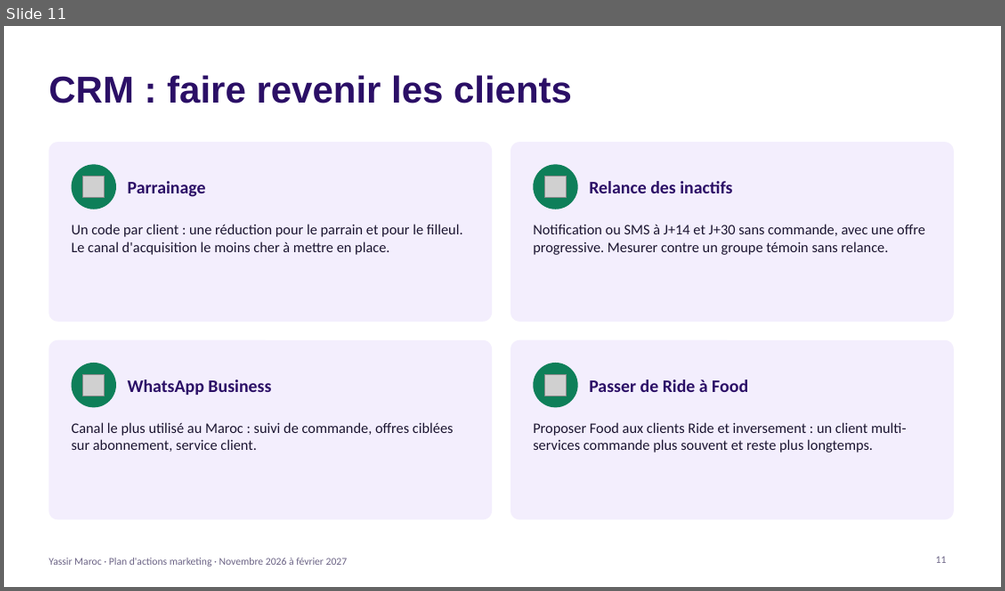
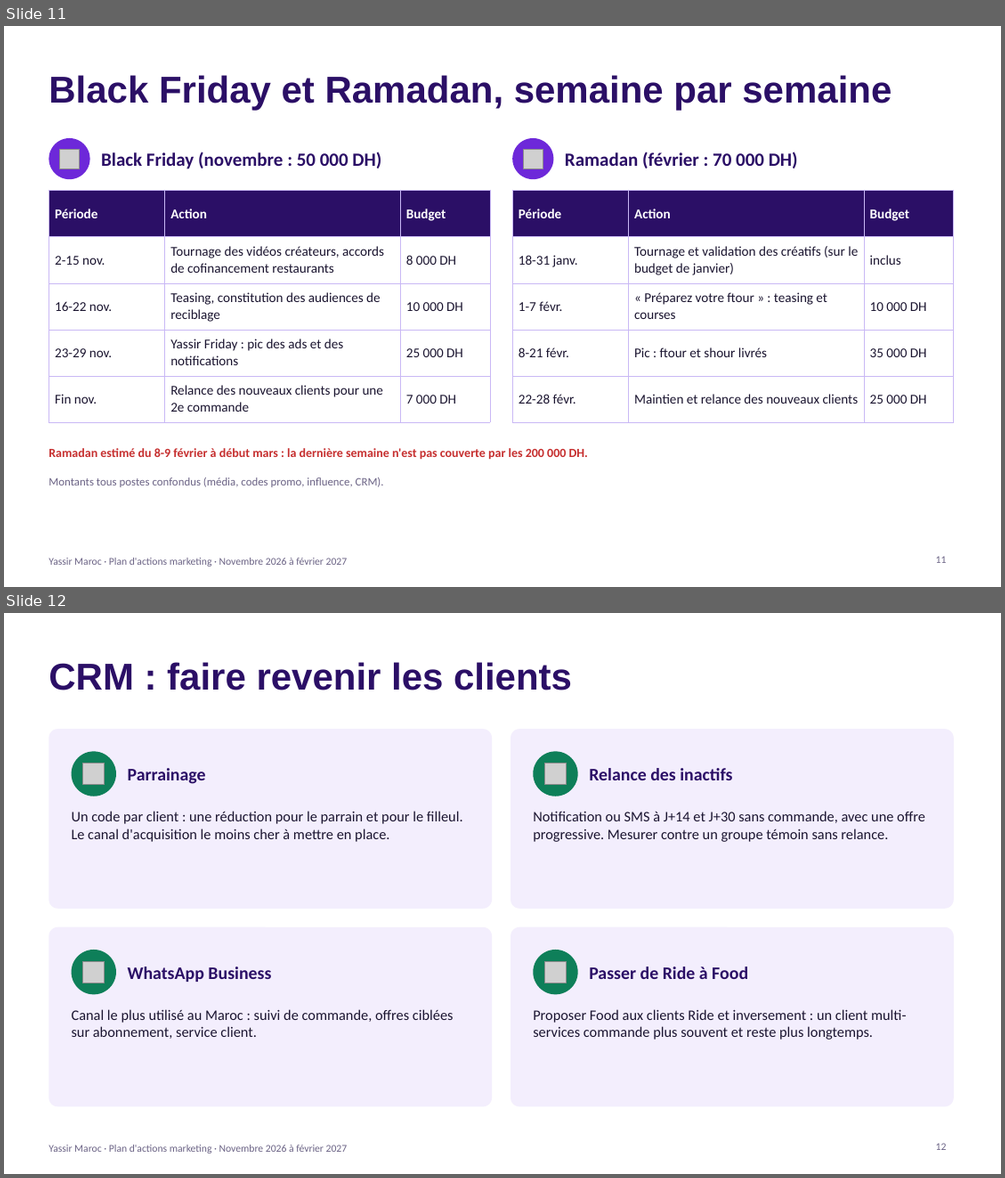
Before and after one commit to aymaneai-del/Projects-, a slide deck: yassir-maroc/Yassir_Maroc_Plan_Marketing_Nov2026-Fev2027.pptx. Shown one above the other, each under a label of ours: slide 11 before the commit, slides 11 and 12 after it. The pictures are 1005x591 and 1005x1178 pixels, drawn with LibreOffice and Linux fonts; fonts in the diff are those of the drawing; grey boxes stand for pictures. Boxes give left, top, right and bottom in pixels: in the first picture for what was removed or moved away, otherwise in the second. Text is boxed around its words. In the diff, an @@ line names an element or a change of style, - is before the commit and + after.

```diff
--- a/yassir-maroc/Yassir_Maroc_Plan_Marketing_Nov2026-Fev2027.pptx
+++ b/yassir-maroc/Yassir_Maroc_Plan_Marketing_Nov2026-Fev2027.pptx
@@ slide 11 added at [4, 26, 1001, 587], background #FFFFFF; not listed: 1 template element that a slide beside it also shows @@
@@ title added at [48, 75, 891, 110], 36 pt, text #2B0F66, bold @@
+Black Friday et Ramadan, semaine par semaine
@@ ellipse added at [48, 138, 90, 179], fill #6D28D9 @@
@@ picture added at [59, 149, 79, 168] @@
@@ text added at [101, 151, 381, 169], 18 pt, text #2B0F66, bold @@
+Black Friday (novembre : 50 000 DH)
@@ ellipse added at [512, 138, 554, 179], fill #6D28D9 @@
@@ picture added at [523, 149, 542, 168] @@
@@ text added at [565, 151, 798, 168], 18 pt, text #2B0F66, bold @@
+Ramadan (février : 70 000 DH)
@@ table added at [48, 191, 490, 415], 5 rows, 3 columns @@
+Période | Action | Budget
+2-15 nov. | Tournage des vidéos créateurs, accords de cofinancement restaurants | 8 000 DH
+16-22 nov. | Teasing, constitution des audiences de reciblage | 10 000 DH
+23-29 nov. | Yassir Friday : pic des ads et des notifications | 25 000 DH
+Fin nov. | Relance des nouveaux clients pour une 2e commande | 7 000 DH
@@ table added at [512, 191, 954, 407], 5 rows, 3 columns @@
+Période | Action | Budget
+18-31 janv. | Tournage et validation des créatifs (sur le budget de janvier) | inclus
+1-7 févr. | « Préparez votre ftour » : teasing et courses | 10 000 DH
+8-21 févr. | Pic : ftour et shour livrés | 35 000 DH
+22-28 févr. | Maintien et relance des nouveaux clients | 25 000 DH
@@ text added at [48, 448, 588, 459], 12 pt, text #C62F2F, bold @@
+Ramadan estimé du 8-9 février à début mars : la dernière semaine n'est pas couverte par les 200 000 DH.
@@ text added at [48, 477, 384, 487], 11 pt, text #6B6385 @@
+Montants tous postes confondus (média, codes promo, influence, CRM).
@@ page number added at [936, 556, 947, 563], 10 pt, text #6B6385 @@
+11
@@ what was slide 11 is now slide 12 @@
@@ page number at [936, 1143, 947, 1150]: text changed @@
-11
+12
```
Also in this commit, not shown: 6 slides changed, 1 other slide added, 1 slide removed.
